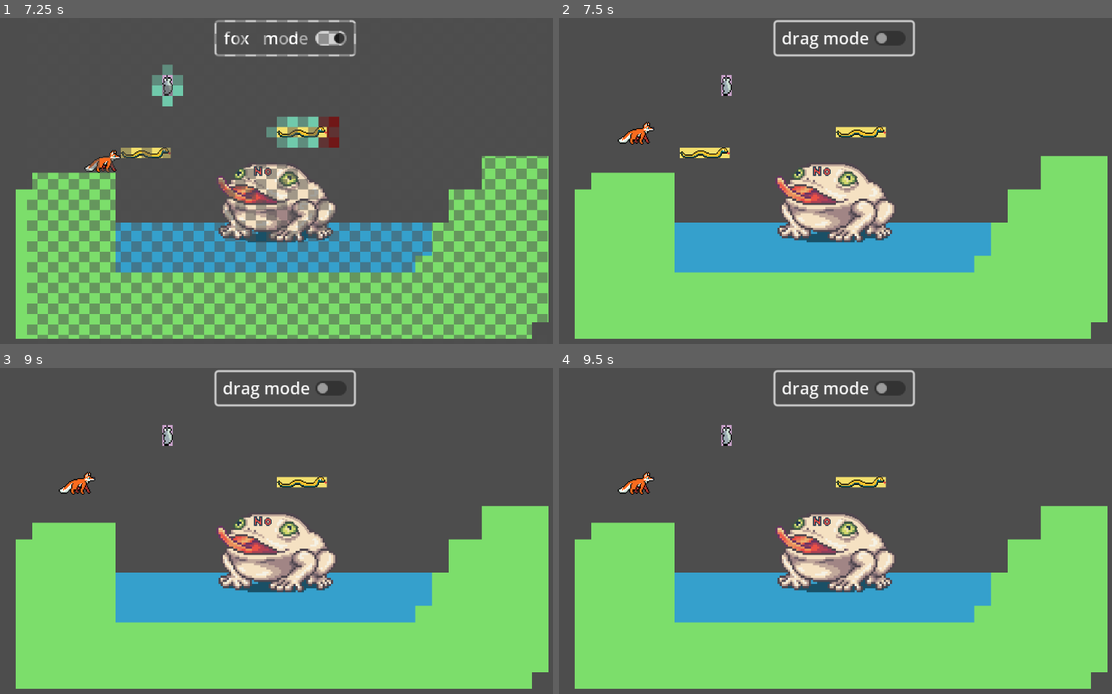
Above: before the commit, frames 1-4 (two rows, left to right).
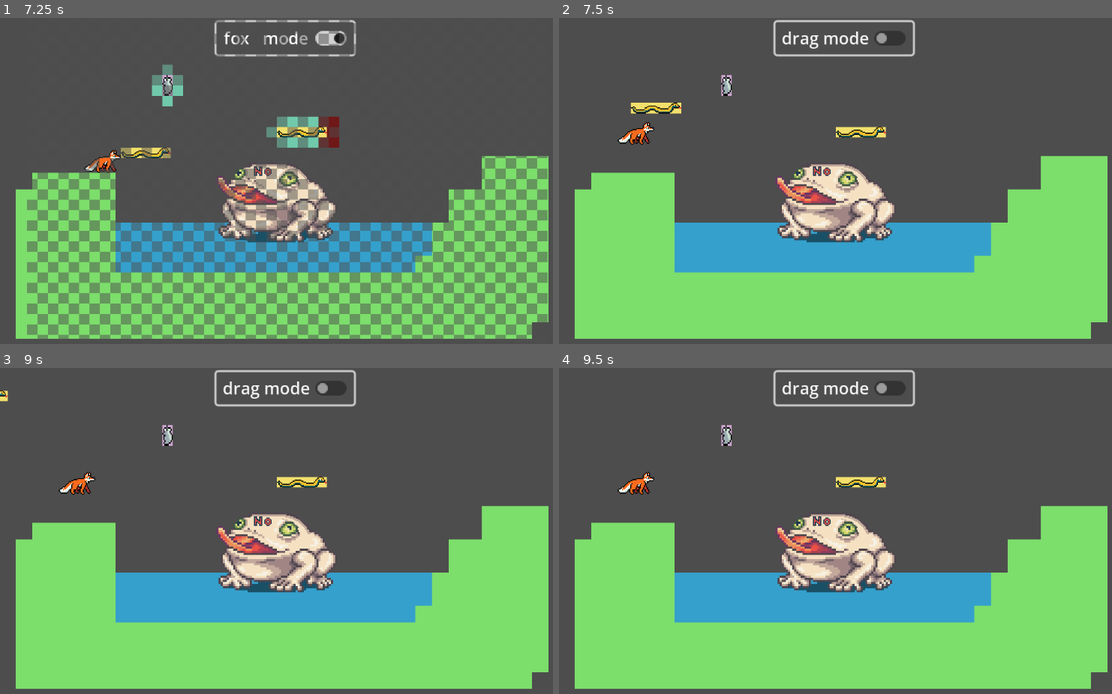
Above: after the commit, the same moments.

Repository: mango-gremlin/arch-enemies
Game: Godot game, scene res://world.tscn
Same seed, same stepped clock (60 frames per second), same inputs: the game is played once before the commit and once after it.
Inputs (mouse positions are in pixels of both pictures, inside the frame that each line leads up to):
- Up to frame 1 (7.25 s): click "drag mode" at 0.5 s; click "fox mode" at 1.25 s; tap Enter at 2 s; move the mouse to (143, 151) at 2.02 s; press the mouse at (143, 151) at 2.03 s; hold D (right) 2.03-3.53 s; tap Space (jump) at 2.27, 2.75, 3.02, 4.52, 5.27, 6.02 s; move the mouse to (304, 132) at 2.77 s; release the mouse at (304, 132) at 2.78 s; click (304, 132) at 2.85 s; move the mouse to (165, 86) at 3.52 s; press the mouse at (165, 86) at 3.53 s; hold A (left) 3.53-4.28 s; move the mouse to (270, 252) at 4.27 s; release the mouse at (270, 252) at 4.28 s; hold D (right) 4.28-5.78 s; click (270, 252) at 4.35 s; move the mouse to (481, 236) at 5.02 s; press the mouse at (481, 236) at 5.03 s; move the mouse to (121, 135) at 5.77 s; release the mouse at (121, 135) at 5.78 s; hold A (left) 5.78-6.53 s; click (121, 135) at 5.85 s; move the mouse to (331, 187) at 6.52 s; press the mouse at (331, 187) at 6.53 s; hold D (right) from 6.53 s (still down)
- Up to frame 2 (7.5 s): tap Enter at 7.25 s; move the mouse to (769, 102) at 7.27 s; release D (right) at 7.28 s; release the mouse at (769, 102) at 7.28 s; hold A (left) from 7.28 s (still down); click (769, 102) at 7.35 s
- Up to frame 3 (9 s): tap Space (jump) at 7.52, 8.27, 8.75 s; move the mouse to (431, 517) at 8.02 s; press the mouse at (431, 517) at 8.03 s; move the mouse to (182, 553) at 8.77 s; release A (left) at 8.78 s; release the mouse at (182, 553) at 8.78 s; hold D (right) from 8.78 s (still down); click (182, 553) at 8.85 s
- Up to frame 4 (9.5 s): keep holding D (right); tap Space (jump) at 9.02 s

Frame 1 is identical in both runs. In frame 2, 0.6% of the frame differs, in the area x 12-31%, y 25-43%; in frame 3, less than 0.1%; in frame 4, nothing differs.

Commit message:
snapping didnt work because new value not used, new value is now being used

Diff:
--- a/testing_area/prototype_testing/MarcelRaffaelKatjaGlenn_BridgeNoGridPrototype1/Prototype_Bridges_1.3/DragObject.gd
+++ b/testing_area/prototype_testing/MarcelRaffaelKatjaGlenn_BridgeNoGridPrototype1/Prototype_Bridges_1.3/DragObject.gd
@@ -75,9 +75,11 @@
 			new_position_x = Global.round_to_nearest(self.position.x, grid_size)
 			new_position_y = Global.round_to_nearest(self.position.y, grid_size)
 
+			var new_position : Vector2
+
 			if self.dropzone != null:
 
-				var new_position = snap_into_dropzone(new_position_x, new_position_y)
+				new_position = snap_into_dropzone(new_position_x, new_position_y)
 
 			# 1. nothing is being currently dragged
 			self.is_dragging = false
@@ -91,7 +93,7 @@
 			# 	may use signal emmited by clicks to snap to grid instead
 			# snaps the center of animal to the grid, which may become an issue for some sprite sizes
 
-			tween.tween_property(self, "position", Vector2(new_position_x, new_position_y), 0.2).set_ease(Tween.EASE_OUT)
+			tween.tween_property(self, "position", new_position, 0.2).set_ease(Tween.EASE_OUT)
 			print("is_inside_dropable: ", is_inside_dropable)
 			print("is_inside_forbidden: " , is_inside_forbidden)
 
@@ -129,8 +131,8 @@
 	if not inside_dropzone:
 		#print("original position x: ", self.position.x)
 		#print("new position before turn-around x: ", new_position_x)
-#		if (new_position_x - self.position.x) < grid_size/2 or (self.position.x - new_position_x) < grid_size/2:
-#			pass
+		#if (new_position_x - self.position.x) < grid_size/2 or (self.position.x - new_position_x) < grid_size/2: # and (self.dropzone.global_position.x - self.position.x < grid_size/2):
+		#	pass
 		if new_position_x < self.position.x:
 			new_position_x = Global.round_to_nearest(self.position.x + grid_size, grid_size)
 		elif new_position_x > self.position.x:
@@ -143,7 +145,7 @@
 
 		#print("original position y: ", self.position.y)
 		#print("new position before turn-around y: ", new_position_y)
-		if ((new_position_y - self.position.y) < grid_size/2 or (self.position.y - new_position_y) < grid_size/2) and (self.dropzone.global_position.y - self.position.y < 5):
+		if ((new_position_y - self.position.y) < grid_size/2 or (self.position.y - new_position_y) < grid_size/2) and (self.dropzone.global_position.y - self.position.y < grid_size/2):
 			pass
 		elif new_position_y > self.position.y:
 			new_position_y = Global.round_to_nearest(self.position.y - grid_size, grid_size)
@@ -154,6 +156,10 @@
 		elif new_position_y == self.position.y and self.position.y > self.dropzone.global_position.y:
 			new_position_y = Global.round_to_nearest(self.position.y - grid_size, grid_size)
 		#print("new position after turn-around y: ", new_position_y, "\n ------ \n")
+
+	var new_position = Vector2(new_position_x, new_position_y)
+
+	return new_position
 
 
 func _on_area_2d_mouse_entered():
